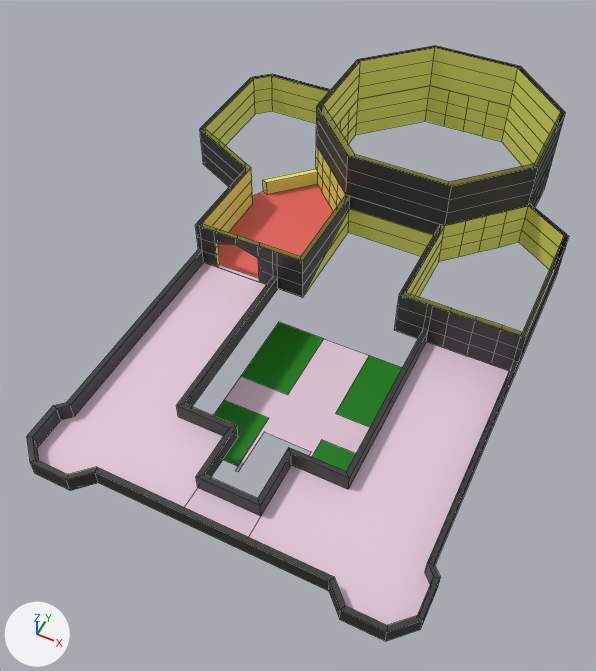
What one commit did to the Blender file Assets/Models/ShaderCastle/Entrance.blend.
Before and after are seen from a camera (50 mm lens) standing at (12.5, -5.7, 39.0) and looking at (-1.9, 23.2, 2.8). The lights are fixed; the arrows at lower left show +X, +Y and +Z. The first picture is the older version. Mesh edges are drawn as thin lines. The same objects are shown in both versions, whatever each file hides.

Objects in the first picture: 'Floor +1 -col', 'Floor +2 -col', 'Floor 0 Grass -col', 'Floor 0 Path -col'.
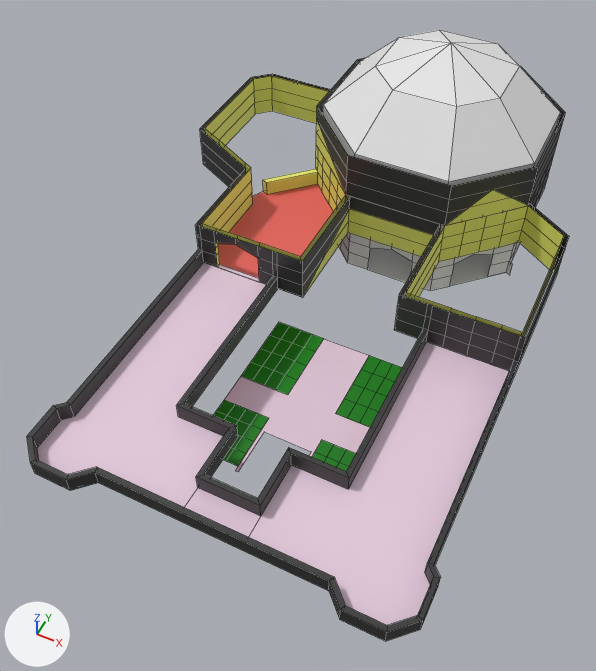
Changed parts and their boxes [x1, y1, x2, y2] in the pictures (596 x 671 px):
'Floor 0 main room-col', added: after [323, 30, 561, 291]
    faces in mat_roof_inside_main_room (white #e7e7e7): [323, 30, 561, 182]
    faces in mat_wall_inside_main_room (white #e7e7e7): [323, 105, 560, 291]
    faces in mat_floor_inside_main_room (white #e7e7e7): [339, 242, 520, 286]
'Floor +2 -col', reshaped (7% shorter): before [316, 46, 566, 225]; after [316, 58, 566, 225]
part 1 of me_plane_006, deleted (yellow): before [323, 48, 561, 186]
part 2 of me_plane_006, reshaped: [316, 112, 347, 194] in both
part 3 of me_plane_006, reshaped: [445, 166, 539, 225] in both
part 4 of me_plane_008, deleted (yellow): before [337, 86, 544, 237]

Patch to the scene script:
```diff
--- a/Assets/Models/ShaderCastle/Entrance.blend.py
+++ b/Assets/Models/ShaderCastle/Entrance.blend.py
@@ me_plane_006 @@
 # verts and faces of me_plane_006; kept vertices keep their numbers, new ones are numbered from 64
-me_plane_006.from_pydata(...)  # 64 vertices, 48 faces; spans x -7.3..7.3, y 32.7..47.3, z 6.0..9.0
+me_plane_006.from_pydata(...)  # 37 vertices, 32 faces; spans x -7.3..7.3, y 32.7..47.3, z 6.0..9.0
+# me_plane_006 part 1: the loose piece of 32 vertices spanning x -7.0..7.0, y 33.0..47.0, z 6.0..9.0 is deleted
+# me_plane_006 part 2
+delete_faces([(32, 39, 47, 40), (32, 40, 46, 38), (40, 47, 55, 48), (40, 48, 54, 46)])
+verts[64] = (-7.3, 39.9, 7.0)
+verts[65] = (-5.3, 34.7, 7.0)  # pixel (330, 156)
+faces += [(32, 39, 65, 40), (40, 65, 48), (32, 40, 64, 38), (40, 48, 64)]  # mat_wall_inside (yellow #e5e76f)
+faces += [(38, 64, 46), (46, 64, 48, 54), (39, 47, 65), (47, 55, 48, 65)]  # mat_wall_outside (dark grey #333333)
+# me_plane_006 part 3
+delete_faces([(33, 34, 42, 41), (41, 42, 50, 49), (49, 50, 58, 57)])
+verts[66] = (5.3, 34.75, 8.0)  # pixel (492, 189)
+verts[67] = (6.3, 35.78, 7.0)  # pixel (510, 197)
+verts[68] = (4.3, 33.73, 7.0)  # pixel (468, 207)
+faces += [(33, 68, 41), (41, 68, 66, 49), (49, 66, 50, 58, 57), (34, 42, 67), (42, 50, 66, 67)]  # mat_wall_outside (dark grey #333333)
+faces += [(33, 34, 67, 68), (66, 68, 67)]  # mat_wall_inside (yellow #e5e76f)
 me_plane_006.materials.append(mat_wall_outside)
@@ me_plane_008 @@
-me_plane_008.from_pydata(...)  # 539 vertices, 345 faces; spans x -15.3..10.8, y 8.7..47.3, z 2.7..6.0
+me_plane_008.from_pydata(...)  # 451 vertices, 276 faces; spans x -15.3..10.8, y 8.7..47.3, z 2.7..6.0
+# me_plane_008 part 4
+# 88 vertices are removed from x -7.0..7.0, y 33.0..47.0, z 3.0..6.0
+# 69 faces are deleted
 me_plane_008.materials.append(mat_wall_outside)
@@ ob_floor_0_main_room_col @@
+ob_floor_0_main_room_col = bpy.data.objects.new('Floor 0 main room-col', me_plane_002)  # 257 vertices, 165 faces; spans x -7.0..7.3, y -7.0..7.0, z 0.0..13.58; in mat_wall_inside_main_room (white #e7e7e7), mat_floor_inside_main_room (white #e7e7e7), mat_roof_inside_main_room (white #e7e7e7)
+ob_floor_0_main_room_col.location = (0.0, 40.0, 0.0)
```
